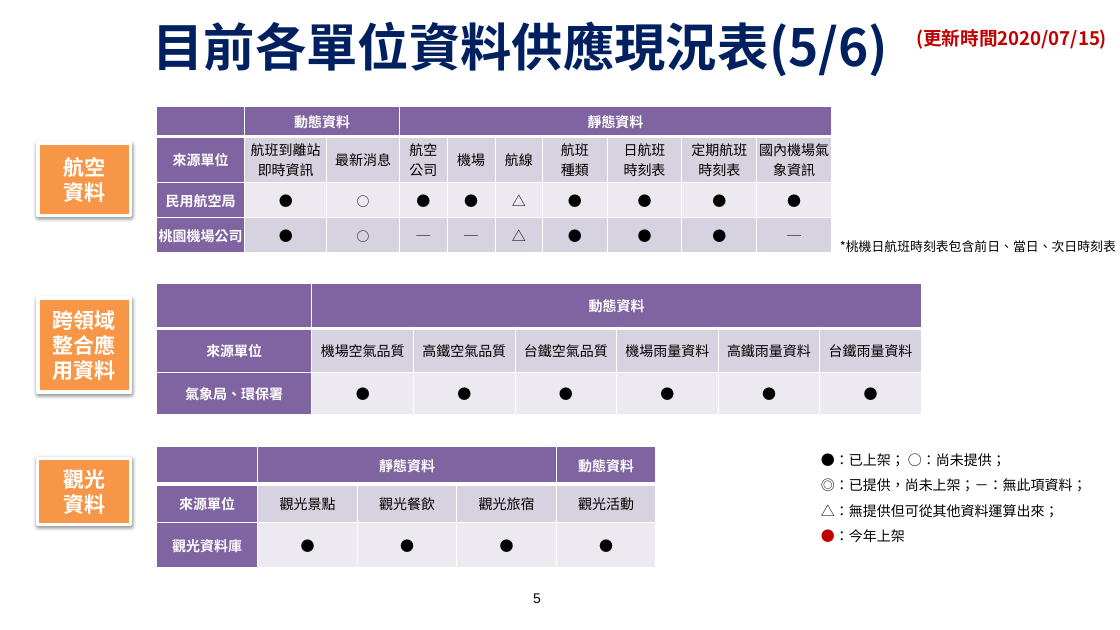
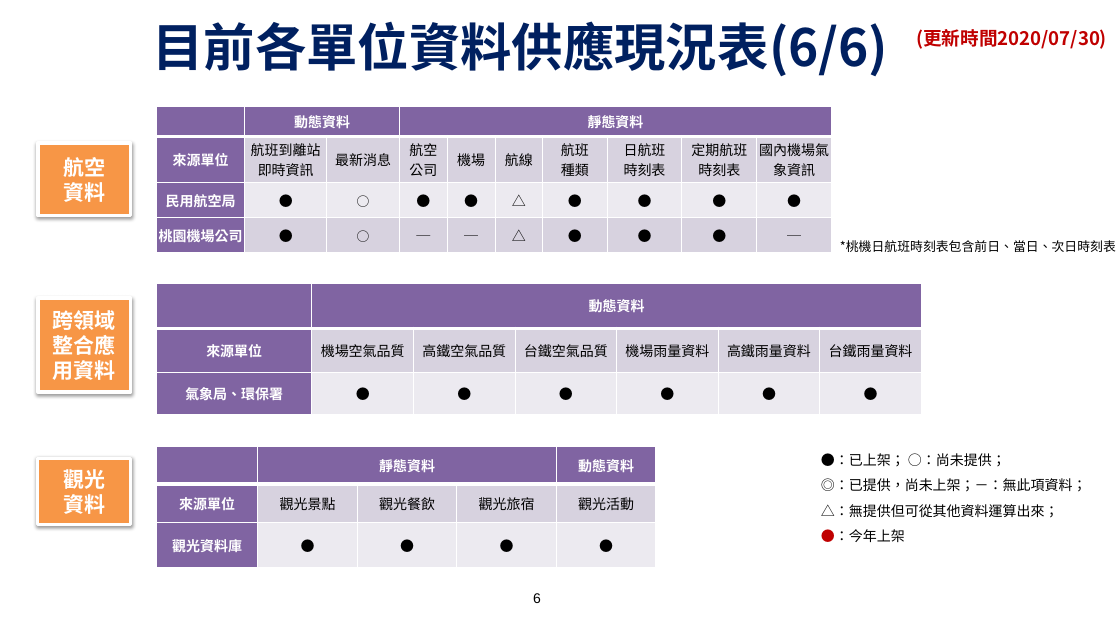
Before and after one commit to ptxmotc/data-provide-status, a slide deck: slide 6 of 各單位資料供應現況表.pptx (slide 5 before the commit). Drawn at 1120x630 pixels with LibreOffice and Linux fonts; fonts in the diff are those of the drawing; background and template pictures are left out. Boxes give left, top, right and bottom in pixels: in the first picture for what was removed or moved away, otherwise in the second. Text is boxed around its words. In the diff, an @@ line names an element or a change of style, - is before the commit and + after.

Commit message:
Add files via upload
北捷貓纜資料上架

```diff
--- a/各單位資料供應現況表.pptx
+++ b/各單位資料供應現況表.pptx
@@ text at [153, 21, 889, 77]: text changed @@
-目前各單位資料供應現況表(5/6)
+目前各單位資料供應現況表(6/6)
@@ text at [916, 29, 1107, 49]: text changed @@
-(更新時間2020/07/15)
+(更新時間2020/07/30)
@@ page number at [533, 593, 541, 603]: text changed @@
-5
+6
```
Also in this commit, not shown: 5 other slides changed, 1 slide added, 1 other file.
